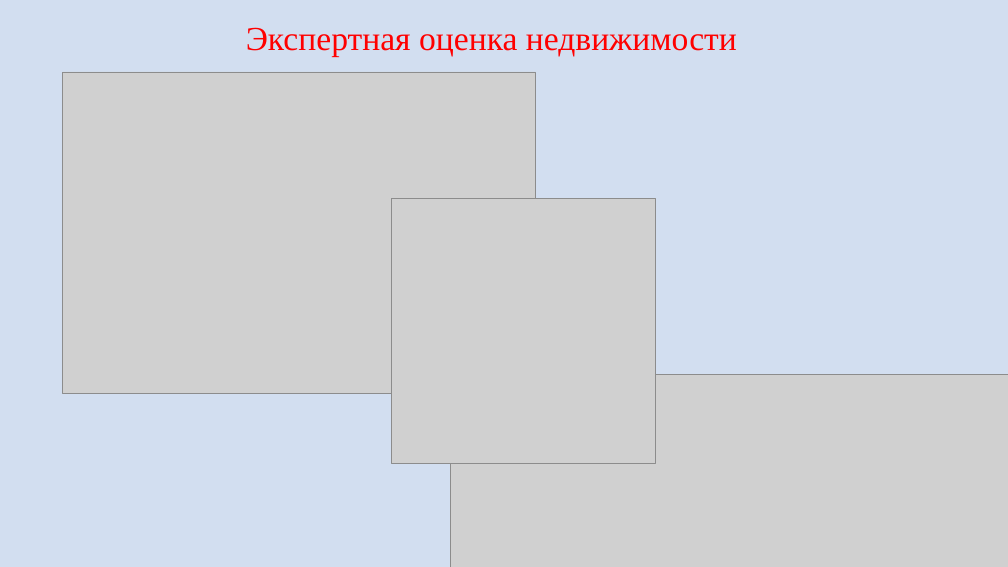
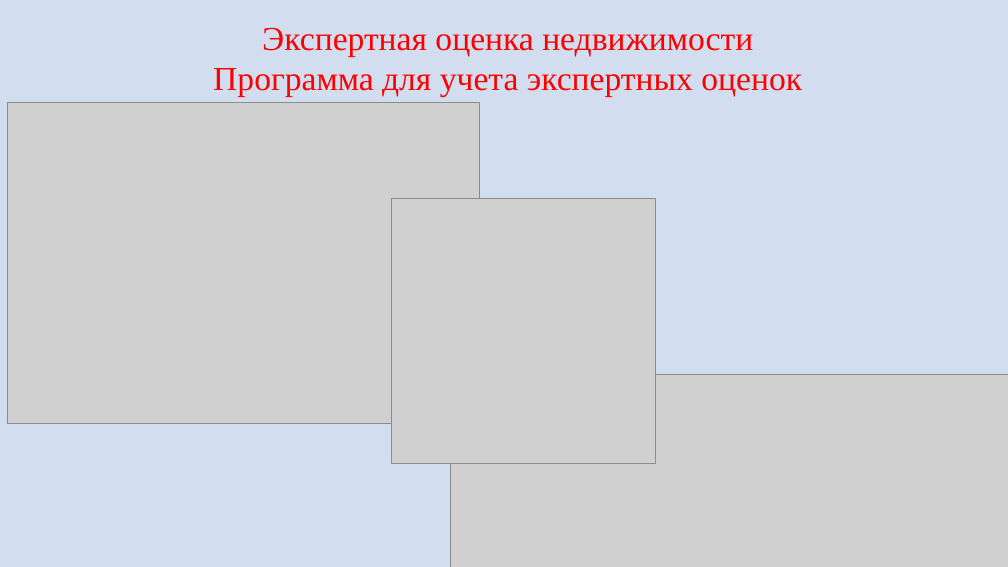
Before and after one commit to hmel1990/Project_final, a slide deck: slide 1 of Проект.pptx. Drawn at 1008x567 pixels with LibreOffice and Linux fonts; fonts in the diff are those of the drawing; grey boxes stand for pictures. Boxes give left, top, right and bottom in pixels: in the first picture for what was removed or moved away, otherwise in the second. Text is boxed around its words. In the diff, an @@ line names an element or a change of style, - is before the commit and + after.

```diff
--- a/Проект.pptx
+++ b/Проект.pptx
@@ text at (213,27,802,97): text changed @@
-Экспертная оценка недвижимости
+Экспертная оценка недвижимости
+Программа для учета экспертных оценок
@@ picture: place and size @@
-picture at (63,72,535,393)
+picture at (7,102,479,423)
```
Also in this commit, not shown: 1 other slide changed, 1 slide added, 1 slide removed, 3 other files.
